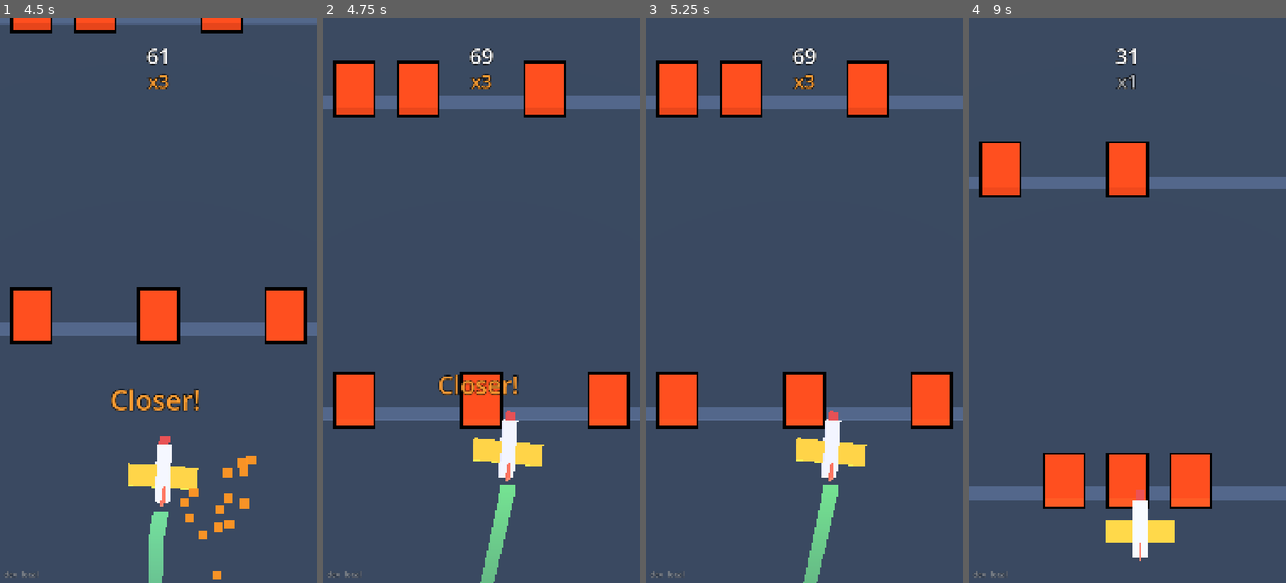
Above: before the commit, frames 1-4 (left to right).
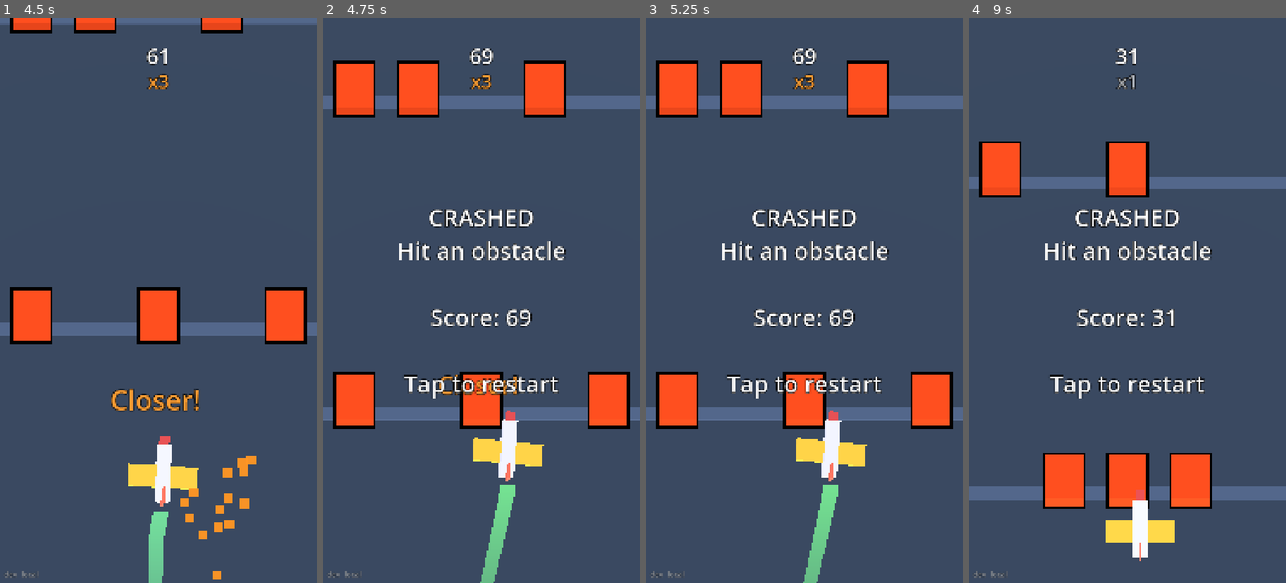
Above: after the commit, the same moments.

Repository: Hotshotted/sky-dodge
Game: Godot game, scene res://scenes/main.tscn
Two runs of this game, one before a commit and one after it. Both use one fixed random seed, a clock stepped at 60 frames per second and the inputs below.
Inputs (mouse positions are in pixels of both pictures, inside the frame that each line leads up to):
- Up to frame 1 (4.5 s): move the mouse to (228, 272) at 0.52 s; click (228, 272) at 0.67 s; drag from (95, 328) to (142, 413) at 1.27 s; move the mouse to (190, 176) at 2.02 s; click (190, 176) at 2.17 s; drag from (142, 413) to (63, 215) at 2.77 s; move the mouse to (253, 385) at 3.52 s; click (253, 385) at 3.67 s; drag from (63, 215) to (110, 159) at 4.27 s
- Up to frame 2 (4.75 s): no input
- Up to frame 3 (5.25 s): tap Enter at 5 s; move the mouse to (820, 300) at 5.02 s; click (820, 300) at 5.17 s
- Up to frame 4 (9 s): tap Enter at 5.75, 6.5 s; drag from (1079, 159) to (1064, 328) at 5.77 s; move the mouse to (1197, 272) at 6.52 s; click (1197, 272) at 6.67 s; drag from (1064, 328) to (1111, 413) at 7.27 s; move the mouse to (1159, 176) at 8.02 s; click (1159, 176) at 8.17 s; drag from (1111, 413) to (1032, 215) at 8.77 s

Frame 1 is identical in both runs. In frame 2, 3.0% of the frame differs, in the area x 24-77%, y 33-68%; in frame 3, 3.0%; in frame 4, 2.9%.
Error before the commit: Invalid call. Nonexistent function 'show_game_over' in base 'CanvasLayer (Hud.gd)'. (res://scripts/Main.gd:82)

Commit message:
Restore game-over screen (lost in popup pooling) with end reason; add smoke test run in CI
Co-Authored-By: Claude Sonnet 5.5 <noreply@anthropic.com>
Claude-Session: https://claude.ai/code/session_01VXGMnPLKttRReKrjaHu4gF

Diff:
--- a/scripts/Hud.gd
+++ b/scripts/Hud.gd
@@ -88,6 +88,14 @@
 		l.position.y = _pop_base_y[i] - 150.0 * (1.0 - pow(1.0 - t, 2.0))  # rise, easing out
 		l.modulate.a = 1.0 if t < 0.5 else 1.0 - (t - 0.5) / 0.5
 
+## Crash screen: what ended the run, the final score, and the restart hint.
+func show_game_over(points: int, reason: String) -> void:
+	_over.text = _game_over_text(points, reason)
+	_over.visible = true
+
+func _game_over_text(points: int, reason: String) -> String:
+	return "CRASHED\n%s\n\nScore: %d\n\nTap to restart" % [reason, points]
+
 func _make_label(font_size: int) -> Label:
 	var l := Label.new()
 	l.horizontal_alignment = HORIZONTAL_ALIGNMENT_CENTER
@@ -117,7 +125,7 @@
 	for i in Tuning.near_miss_texts.size():
 		popup(Tuning.near_miss_texts[i], Tuning.near_miss_sizes[mini(i, Tuning.near_miss_sizes.size() - 1)],
 				Tuning.near_miss_colors[mini(i, Tuning.near_miss_colors.size() - 1)], Vector2(vp.x * 0.5, vp.y * (0.3 + 0.12 * i)))
-	_over.text = "CRASHED\n0123456789\n\nTap to restart"
+	_over.text = _game_over_text(1234567890, "Hit an obstacle")  # same glyphs as the real screen
 	_over.visible = true
 	_cover = ColorRect.new()
 	_cover.color = Color.BLACK
--- a/scripts/Main.gd
+++ b/scripts/Main.gd
@@ -6,6 +6,8 @@
 @onready var camera: Camera3D = $Camera3D
 @onready var sun: DirectionalLight3D = $Sun
 @onready var hud: CanvasLayer = $Hud
+
+const REASON_OBSTACLE := "Hit an obstacle"  # shown on the game-over screen
 
 var score := 0.0        # accumulates distance flown x multiplier
 var multiplier := 1     # raised by near misses, decays back to 1
@@ -79,7 +81,7 @@
 		alive = false
 		_death_time = Time.get_ticks_msec() / 1000.0
 		player.crash()
-		hud.show_game_over(int(score))
+		hud.show_game_over(int(score), REASON_OBSTACLE)
 		return
 
 	for ev in spawner.update_near_misses(plane, boxes):
--- /dev/null
+++ b/tests/smoke_test.gd
@@ -0,0 +1,97 @@
+extends SceneTree
+## Headless smoke test:  godot --headless --path . --script res://tests/smoke_test.gd
+## Exits with code 1 if anything below fails (CI runs this before exporting).
+##   1. the game boots and the start-up pre-warm finishes
+##   2. a crash shows the game-over UI: "CRASHED", the end reason and the final score
+##   3. tapping restarts the run (fresh scene, game-over UI hidden, score reset)
+##   4. the same crash/restart cycle works a second time
+##   5. a near miss runs all the pooled effects without errors and raises the multiplier
+
+var failures: Array[String] = []
+
+func check(ok: bool, what: String) -> void:
+	print(("  ok   " if ok else "  FAIL ") + what)
+	if not ok:
+		failures.append(what)
+
+func real_wait(sec: float) -> void:
+	var t0 := Time.get_ticks_msec()
+	while Time.get_ticks_msec() - t0 < sec * 1000.0:
+		await process_frame
+
+func start_game() -> Node:
+	var main: Node = load("res://scenes/main.tscn").instantiate()
+	root.add_child(main)
+	current_scene = main   # so reload_current_scene() (tap to restart) has a scene to reload
+	return main
+
+func _initialize() -> void:
+	var tuning := root.get_node("Tuning")
+	tuning.blocked_columns_min = 4   # crowded rows: easy to crash on purpose
+	tuning.blocked_columns_max = 4
+
+	print("1. boot")
+	var main := start_game()
+	await real_wait(0.5)
+	check(main.alive, "run starts alive")
+	check(not main._warming, "start-up pre-warm finished")
+
+	for round in [1, 2]:
+		print("%d. crash -> game-over UI -> tap restart (round %d)" % [round + 1, round])
+		var hud: Node = main.hud
+		check(not hud._over.visible, "game-over UI hidden while playing")
+		force_crash(main)
+		await real_wait(0.2)
+		check(not main.alive, "crash ends the run")
+		check(hud._over.visible, "game-over UI is visible after a crash")
+		var shown: String = hud._over.text
+		check(shown.contains("CRASHED") and shown.contains("Score: %d" % int(main.score)), "game-over text says CRASHED  (\"%s\")" % shown.replace("\n", " | "))
+		check(shown.contains("Hit an obstacle"), "game-over text gives the end reason")
+		check(shown.contains(str(int(main.score))), "game-over text shows the final score (%d)" % int(main.score))
+		await real_wait(0.6)   # Main ignores taps for 0.5 s after a crash
+		var old := main
+		tap()
+		await real_wait(0.4)
+		main = current_scene
+		check(main != old and is_instance_valid(main), "tap restarted the run (new scene instance)")
+		check(main.alive and main.score < 100.0, "restarted run is alive and the score was reset (%d)" % int(main.score))
+		check(not main.hud._over.visible, "game-over UI hidden after restart")
+
+	print("5. near miss effects")
+	tuning.blocked_columns_min = 1
+	tuning.blocked_columns_max = 1
+	var sp: Node = main.spawner
+	sp._spawn_row(-5.0)
+	var row: Node = sp._rows[-1]
+	main._on_near_miss({"side": 1, "node": row.obs[0], "outline": row.outlines[0]})
+	await real_wait(0.1)
+	check(main.multiplier == 2, "near miss raises the multiplier to 2")
+	check(main.hud._mult.text == "x2", "multiplier HUD shows x2")
+	var popups := 0
+	for l in main.hud._pop_labels:
+		if l.visible:
+			popups += 1
+	check(popups == 1, "one popup is showing")
+
+	print("")
+	if failures.is_empty():
+		print("SMOKE TEST PASSED")
+		quit(0)
+	else:
+		print("SMOKE TEST FAILED: %d check(s)" % failures.size())
+		quit(1)
+
+## Put the plane right inside an obstacle.
+func force_crash(main: Node) -> void:
+	var sp: Node = main.spawner
+	var pl: Node = main.player
+	sp._spawn_row(pl.position.z)
+	var row: Node = sp._rows[-1]
+	pl.position.x = row.xs[0]
+	main.score = 1234.0   # a known score to look for in the game-over text
+
+func tap() -> void:
+	var ev := InputEventScreenTouch.new()
+	ev.index = 0
+	ev.pressed = true
+	Input.parse_input_event(ev)
Not shown, added: tests/smoke_test.gd.uid
Not shown, changed: .github/workflows/deploy.yml
